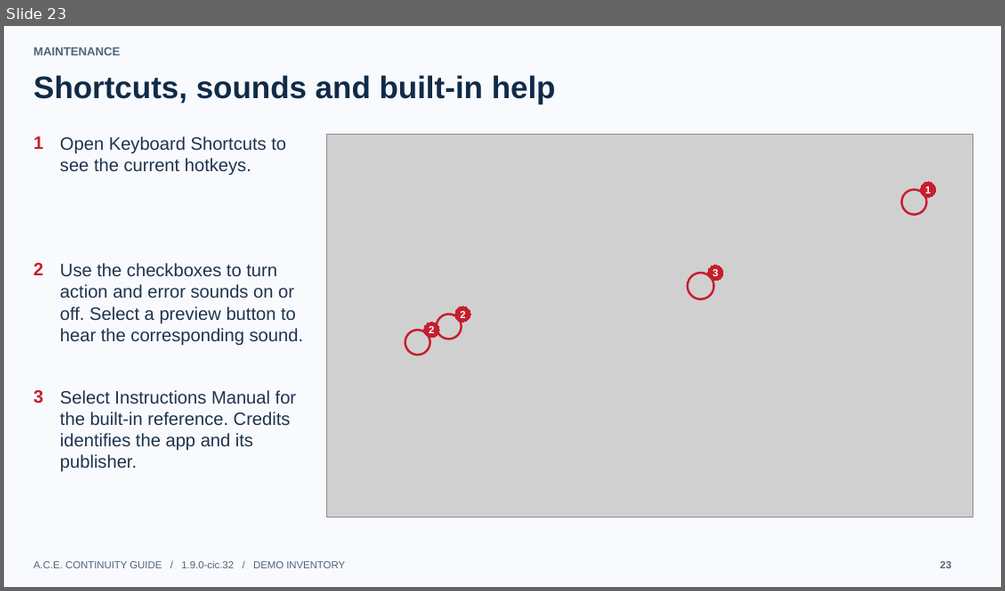
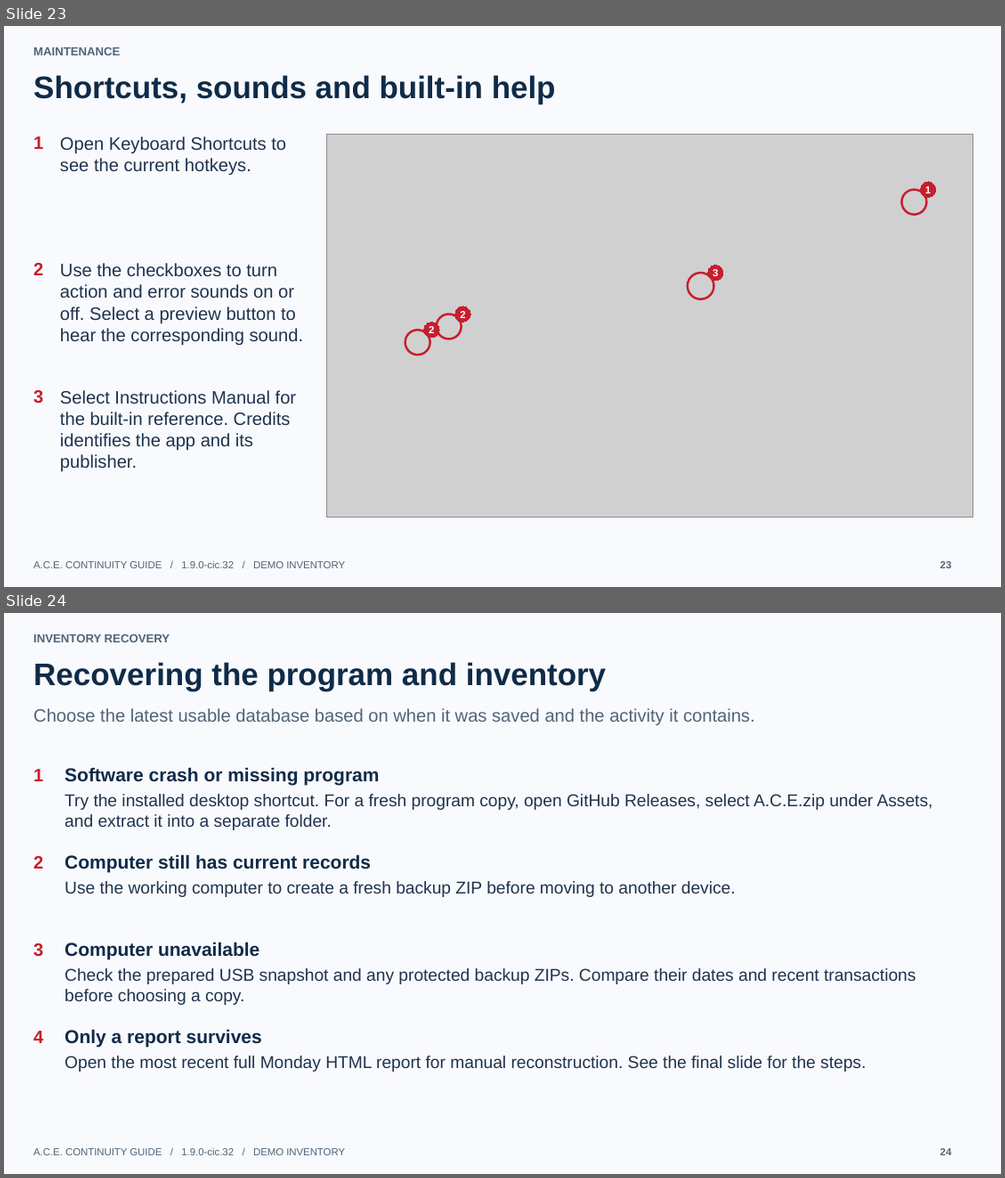
Before and after one commit to PixelatedClub/A.C.E.-Inv, a slide deck: docs/ACE_Continuity_Guide.pptx. Shown one above the other, each under a label of ours: slide 23 before the commit, slides 23 and 24 after it. The pictures are 1005x591 and 1005x1178 pixels, drawn with LibreOffice and Linux fonts; fonts in the diff are those of the drawing; grey boxes stand for pictures. Boxes give left, top, right and bottom in pixels: in the first picture for what was removed or moved away, otherwise in the second. Text is boxed around its words. In the diff, an @@ line names an element or a change of style, - is before the commit and + after.

Commit message:
Document inventory recovery and restoration

```diff
--- a/docs/ACE_Continuity_Guide.pptx
+++ b/docs/ACE_Continuity_Guide.pptx
@@ slide 24 added at [4,613,1001,1174], background #F8FAFD @@
@@ text added at [33,634,170,642], 11.2 pt, text #50647A, bold @@
+INVENTORY RECOVERY
@@ text added at [33,662,606,691], 30 pt, text #102B48, bold @@
+Recovering the program and inventory
@@ text added at [33,708,755,725], 17.2 pt, text #50647A @@
+Choose the latest usable database based on when it was saved and the activity it contains.
@@ text added at [33,769,43,781], 17.2 pt, text #C61E2D, bold @@
+1
@@ text added at [65,767,379,786], 18 pt, text #102B48, bold @@
+Software crash or missing program
@@ text added at [65,794,933,830], 16.5 pt, text #20334D @@
+Try the installed desktop shortcut. For a fresh program copy, open GitHub Releases, select A.C.E.zip under Assets, and extract it into a separate folder.
@@ text added at [33,856,43,868], 17.2 pt, text #C61E2D, bold @@
+2
@@ text added at [65,854,371,873], 18 pt, text #102B48, bold @@
+Computer still has current records
@@ text added at [65,881,736,897], 16.5 pt, text #20334D @@
+Use the working computer to create a fresh backup ZIP before moving to another device.
@@ text added at [33,943,43,957], 17.2 pt, text #C61E2D, bold @@
+3
@@ text added at [65,941,259,960], 18 pt, text #102B48, bold @@
+Computer unavailable
@@ text added at [65,968,915,1005], 16.5 pt, text #20334D @@
+Check the prepared USB snapshot and any protected backup ZIPs. Compare their dates and recent transactions before choosing a copy.
@@ text added at [33,1030,43,1043], 17.2 pt, text #C61E2D, bold @@
+4
@@ text added at [65,1029,262,1047], 18 pt, text #102B48, bold @@
+Only a report survives
@@ text added at [65,1055,866,1071], 16.5 pt, text #20334D @@
+Open the most recent full Monday HTML report for manual reconstruction. See the final slide for the steps.
@@ text added at [33,1148,345,1155], 9.8 pt, text #50647A @@
+A.C.E. CONTINUITY GUIDE / 1.9.0-cic.32 / DEMO INVENTORY
@@ text added at [940,1148,952,1155], 9.8 pt, text #50647A, bold @@
+24
```
Also in this commit, not shown: 4 other slides added, 1 other file.
